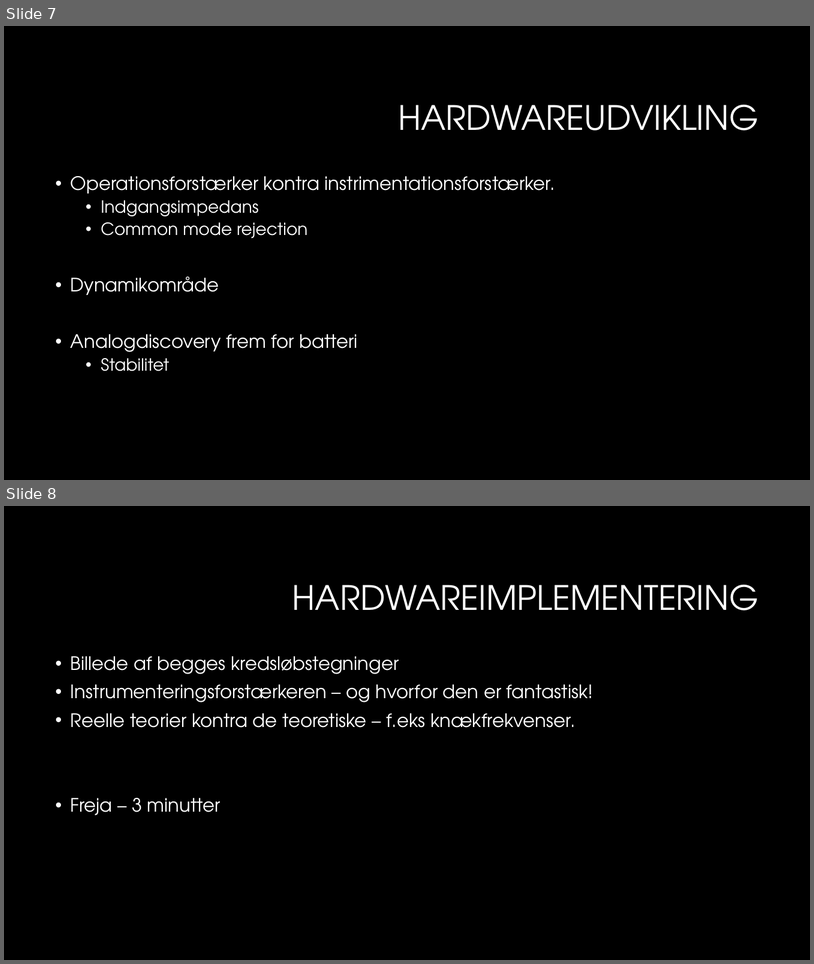
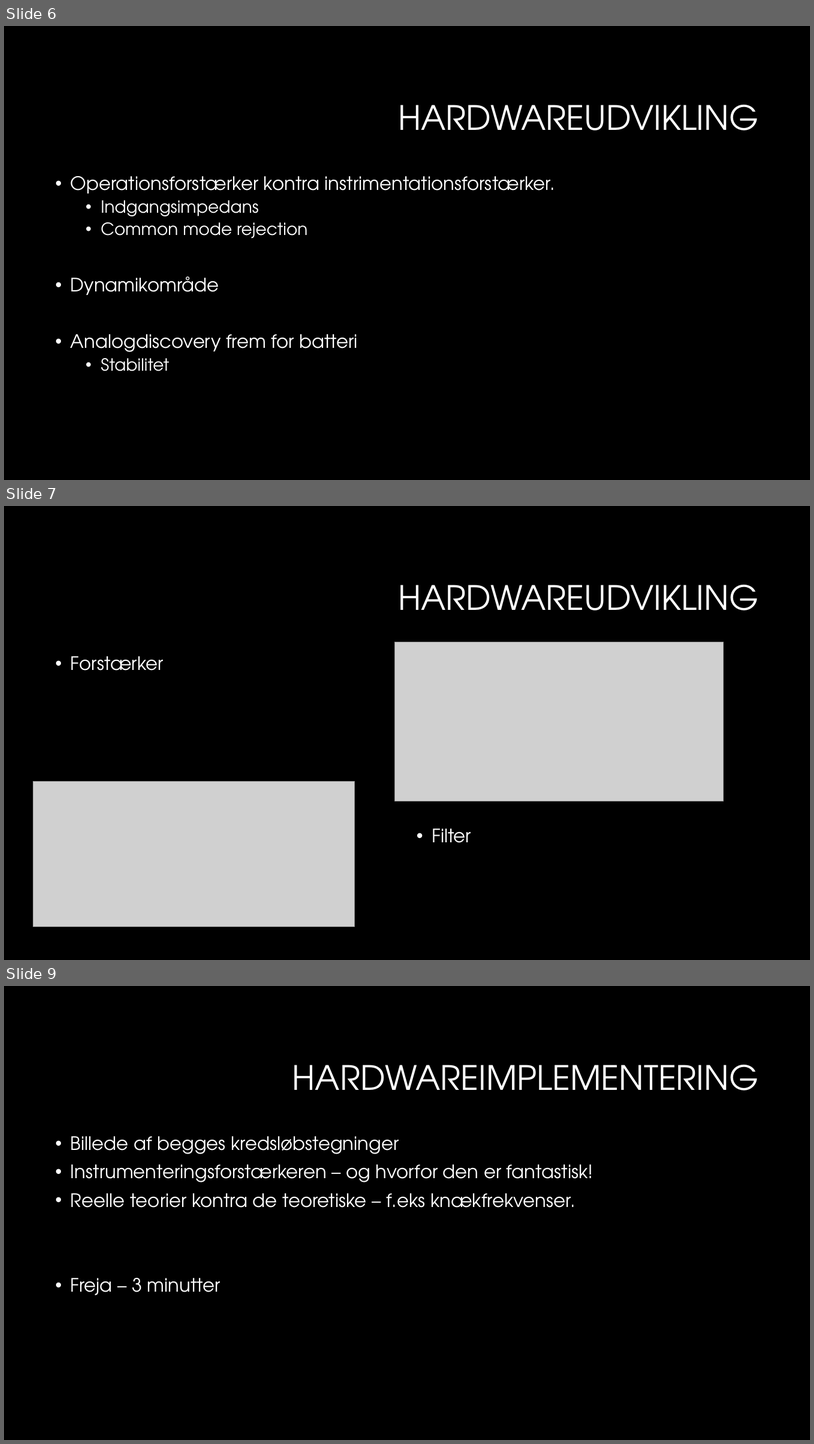
Before and after one commit to sarakirkeby/Semester-Projekt-3, a slide deck: Bifiler til projekt/Semesterprojekt 3.pptx. Shown one above the other, each under a label of ours: slides 7 and 8 before the commit, slides 6, 7 and 9 after it; the slides between them are not shown. The pictures are 814x964 and 814x1444 pixels, drawn with LibreOffice and Linux fonts; fonts in the diff are those of the drawing; grey boxes stand for pictures; background and template pictures are left out. Boxes give left, top, right and bottom in pixels: in the first picture for what was removed or moved away, otherwise in the second. Text is boxed around its words. In the diff, an @@ line names an element or a change of style, - is before the commit and + after.

```diff
--- a/Bifiler til projekt/Semesterprojekt 3.pptx
+++ b/Bifiler til projekt/Semesterprojekt 3.pptx
@@ slide 7 added at [4, 506, 810, 960], background #000000 @@
@@ title added at [398, 585, 759, 610], 40 pt, text #FFFFFF @@
+HARDWAREUDVIKLING
@@ picture added at [395, 642, 724, 801] @@
@@ text added at [71, 656, 164, 670], 22 pt, text #FFFFFF @@
+• Forstærker
@@ picture added at [33, 781, 355, 927] @@
@@ text added at [432, 828, 471, 843], 22 pt, text #FFFFFF @@
+• Filter
@@ what was slide 7 is now slide 6 @@
@@ what was slide 8 is now slide 9 @@
```
Also in this commit, not shown: 1 other slide added, 1 slide removed.
